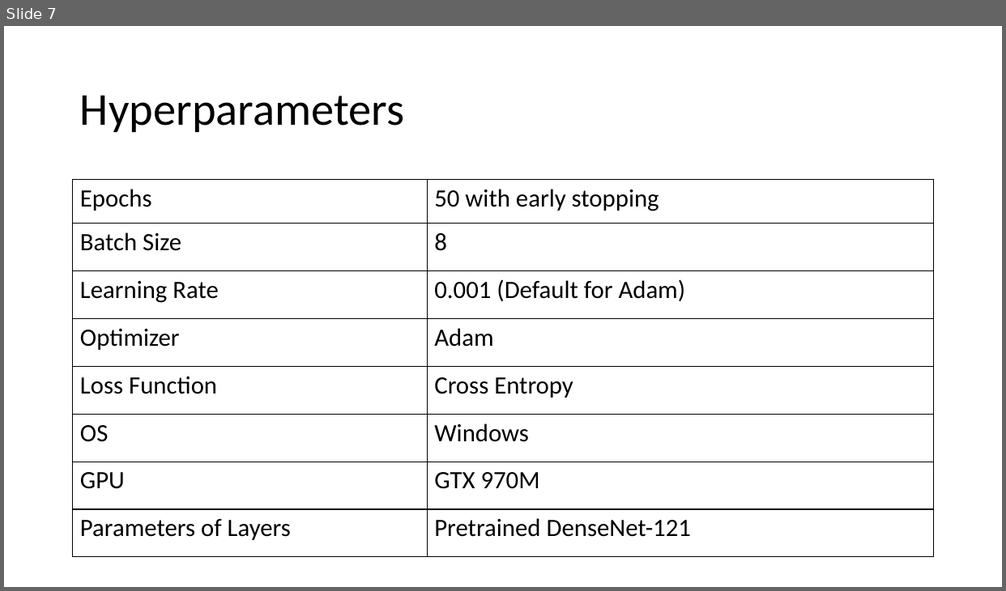
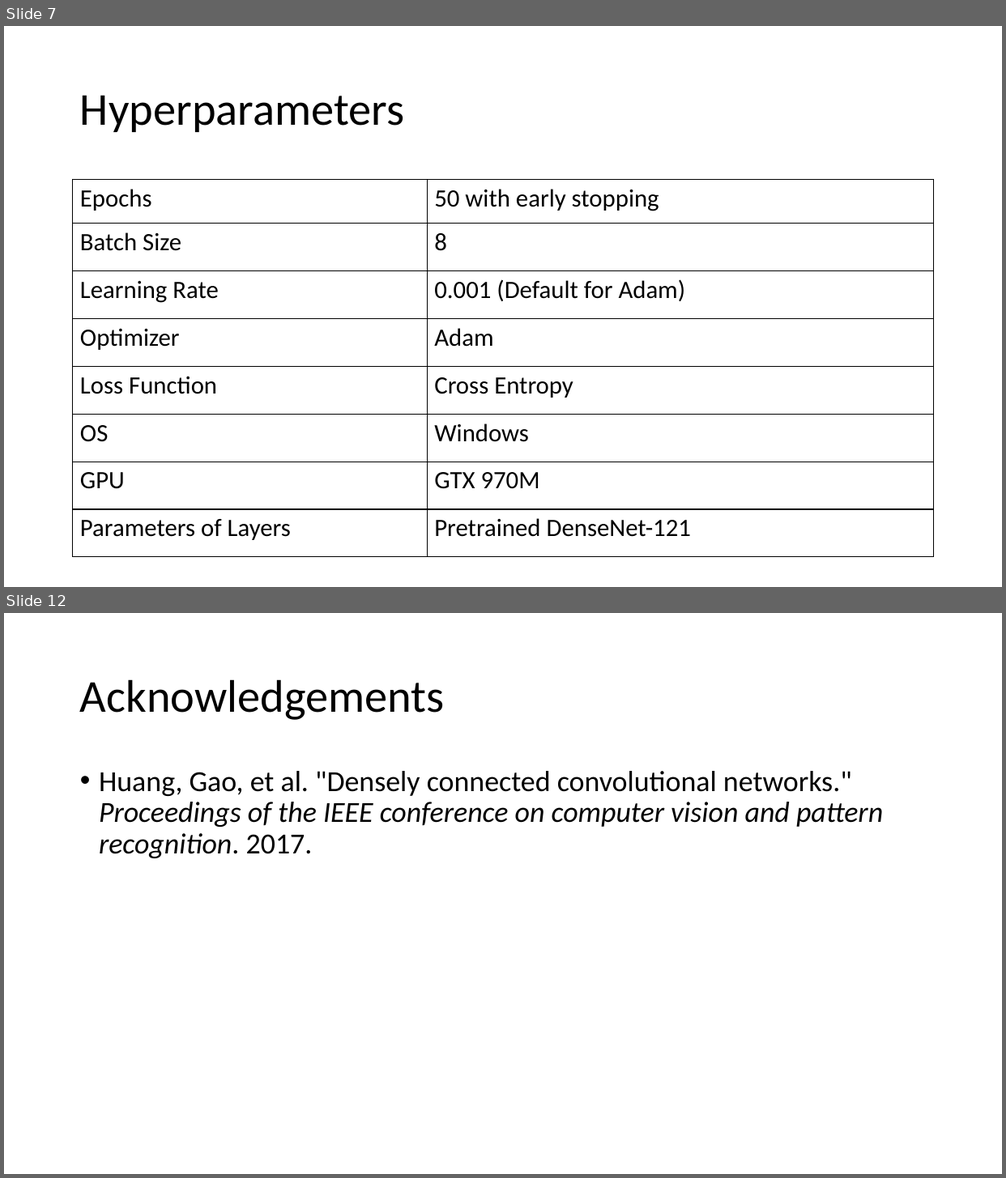
Before and after one commit to DanielY1783/deep_learning_medical_imaging, a slide deck: homework/assignment2/presentation/Yan_yand1.pptx. Shown one above the other, each under a label of ours: slide 7 before the commit, slides 7 and 12 after it; the slides between them are not shown. The pictures are 1006x591 and 1006x1178 pixels, drawn with LibreOffice and Linux fonts; fonts in the diff are those of the drawing. Boxes give left, top, right and bottom in pixels: in the first picture for what was removed or moved away, otherwise in the second. Text is boxed around its words. In the diff, an @@ line names an element or a change of style, - is before the commit and + after.

```diff
--- a/homework/assignment2/presentation/Yan_yand1.pptx
+++ b/homework/assignment2/presentation/Yan_yand1.pptx
@@ slide 12 added at (x1=4, y1=613, x2=1002, y2=1174), background #FFFFFF @@
@@ title added at (x1=80, y1=679, x2=445, y2=720), 44 pt, text #000000 @@
+Acknowledgements
@@ text added at (x1=99, y1=771, x2=883, y2=858), 28 pt, text #000000, italic @@
+• Huang, Gao, et al. "Densely connected convolutional networks." Proceedings of the IEEE conference on computer vision and pattern recognition. 2017.
```
Also in this commit, not shown: 4 slides changed, 4 other slides added, 1 slide removed, 25 other files.
